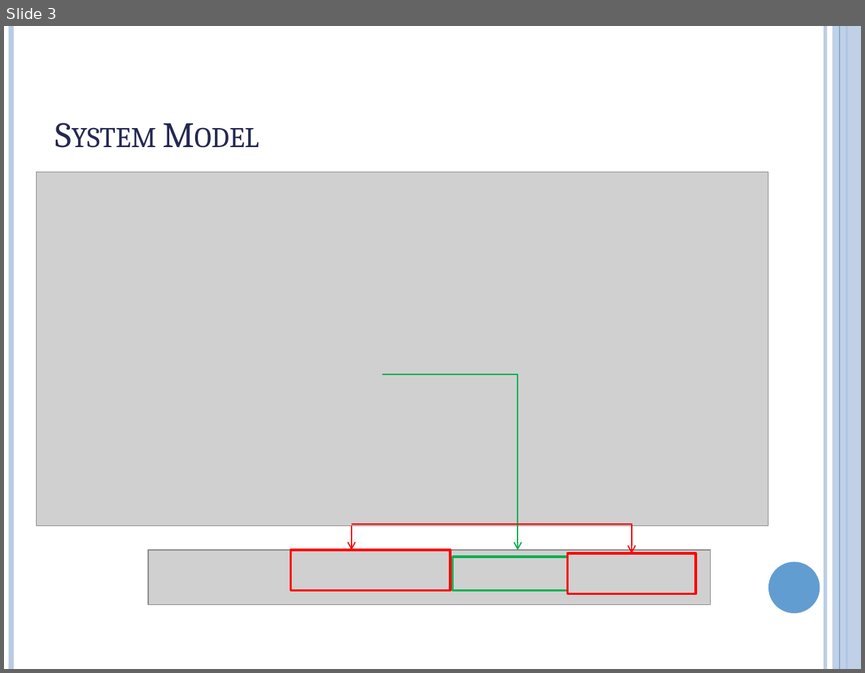
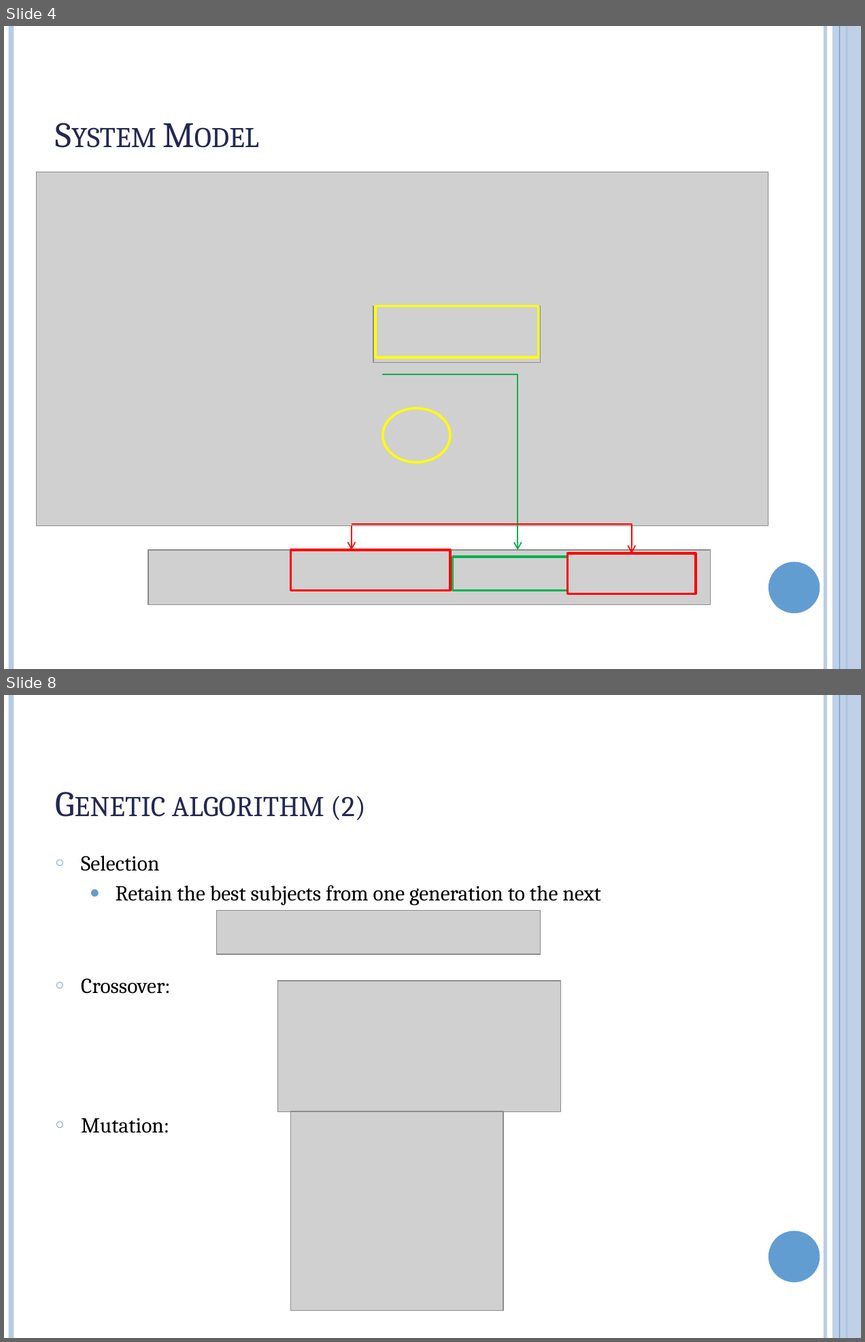
Before and after one commit to hanlinzhushe/SC-FDMA-python, a slide deck: Presentation1.pptx. Shown one above the other, each under a label of ours: slide 3 before the commit, slides 4 and 8 after it; the slides between them are not shown. The pictures are 865x673 and 865x1342 pixels, drawn with LibreOffice and Linux fonts; fonts in the diff are those of the drawing; grey boxes stand for pictures. Boxes give left, top, right and bottom in pixels: in the first picture for what was removed or moved away, otherwise in the second. Text is boxed around its words. In the diff, an @@ line names an element or a change of style, - is before the commit and + after.

```diff
--- a/Presentation1.pptx
+++ b/Presentation1.pptx
@@ slide 8 added at bbox=[4, 695, 861, 1338], background #FFFFFF; not listed: 6 template elements that a slide beside it also shows @@
@@ title added at bbox=[172, 796, 366, 820], 30 pt, text #242852, small capitals @@
+Genetic algorithm (2)
@@ text added at bbox=[81, 855, 601, 1133], 18 pt, text #000000 @@
+○ Selection
+  ● Retain the best subjects from one generation to the next
+○ Crossover:
+○ Mutation:
@@ picture added at bbox=[216, 910, 541, 954] @@
@@ picture added at bbox=[277, 981, 560, 1111] @@
@@ picture added at bbox=[291, 1111, 504, 1310] @@
@@ what was slide 3 is now slide 4 @@
@@ slide 4 changed as well @@
@@ picture added at bbox=[373, 306, 541, 363] @@
@@ rectangle added at bbox=[376, 306, 538, 358], outline #FFFF00 2 pt @@
@@ ellipse added at bbox=[383, 408, 450, 462], outline #FFFF00 2 pt @@
```
Also in this commit, not shown: 1 other slide changed, 10 other slides added, 1 slide removed, 2 other files.
